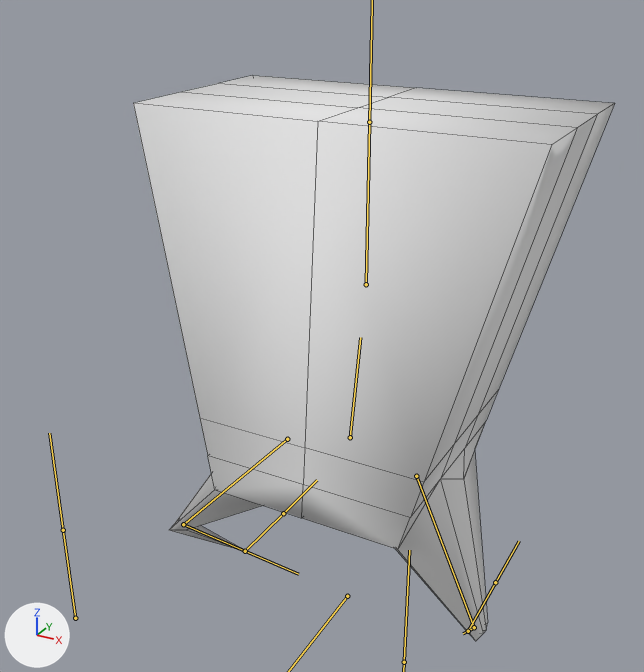
One commit to the FBX model assets/fbx/SpikeMonster.fbx: the scene before it, then after it.
Rendered twice from a 50 mm camera at (3.58, -7.11, 6.65) aimed at (-0.46, 0.24, 2.97). Every picture has the same lights, and +X, +Y and +Z are marked at lower left. The bones that bend it are drawn over the model as lines. Mesh edges are drawn as thin lines.
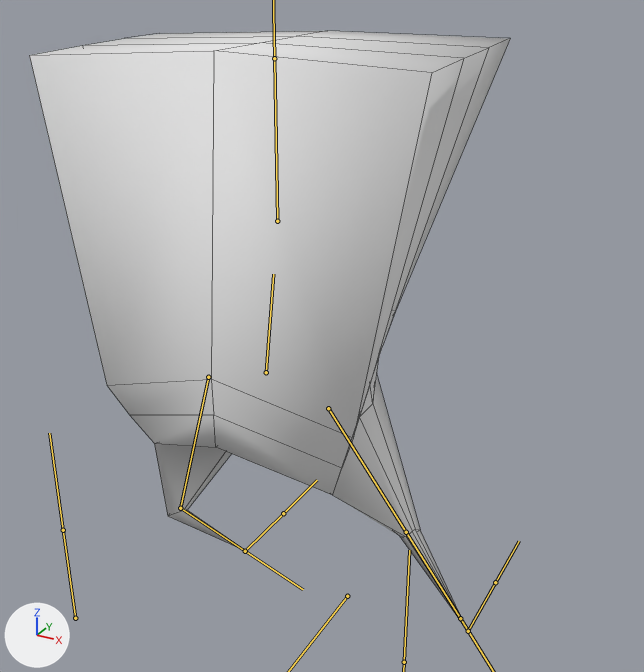
Commit message: Fix monster anims(?)

The newer file adds an action. The first version stands in its rest pose; the second is drawn at frame 16 of the action 'Armature|Idle'.

Boxes (x1, y1, x2, y2) around the edits, measured in the pictures (644 x 672 px):
'Cube', posed: before (133, 75, 615, 641); after (29, 31, 510, 629)
bone 'spine', root to tip: before (350, 437) to (360, 337); after (266, 372) to (273, 274)
bone 'upper_leg_l', root to tip: before (416, 476) to (474, 627); after (328, 408) to (406, 532)
bone 'lower_leg_l', root to tip: before (474, 627) to (468, 631); after (406, 532) to (460, 618)
bone 'upper_leg_r', root to tip: before (287, 439) to (183, 524); after (208, 377) to (180, 508)
bone 'lower_leg_r', root to tip: before (183, 524) to (245, 551); after (180, 508) to (245, 551)

What the commit changed:
Bone 'spine' (bone_spine) moves from (0.0, 0.0, 0.0) to (-1.0, 0.49, 0.09).
Bone 'upper_leg_l' (bone_upper_leg_l) turns from (0, 0, 0) to (-7, -3, 29) degrees about its own x, y and z.
Bone 'lower_leg_l' (bone_lower_leg_l) turns from (0, 0, 0) to (-65, -30, -46) degrees about its own x, y and z.
Bone 'upper_leg_r' (bone_upper_leg_r) turns from (0, 0, 0) to (-37, 5, -5) degrees about its own x, y and z.
Bone 'lower_leg_r' (bone_lower_leg_r) turns from (0, 0, 0) to (-23, 4, 18) degrees about its own x, y and z.
